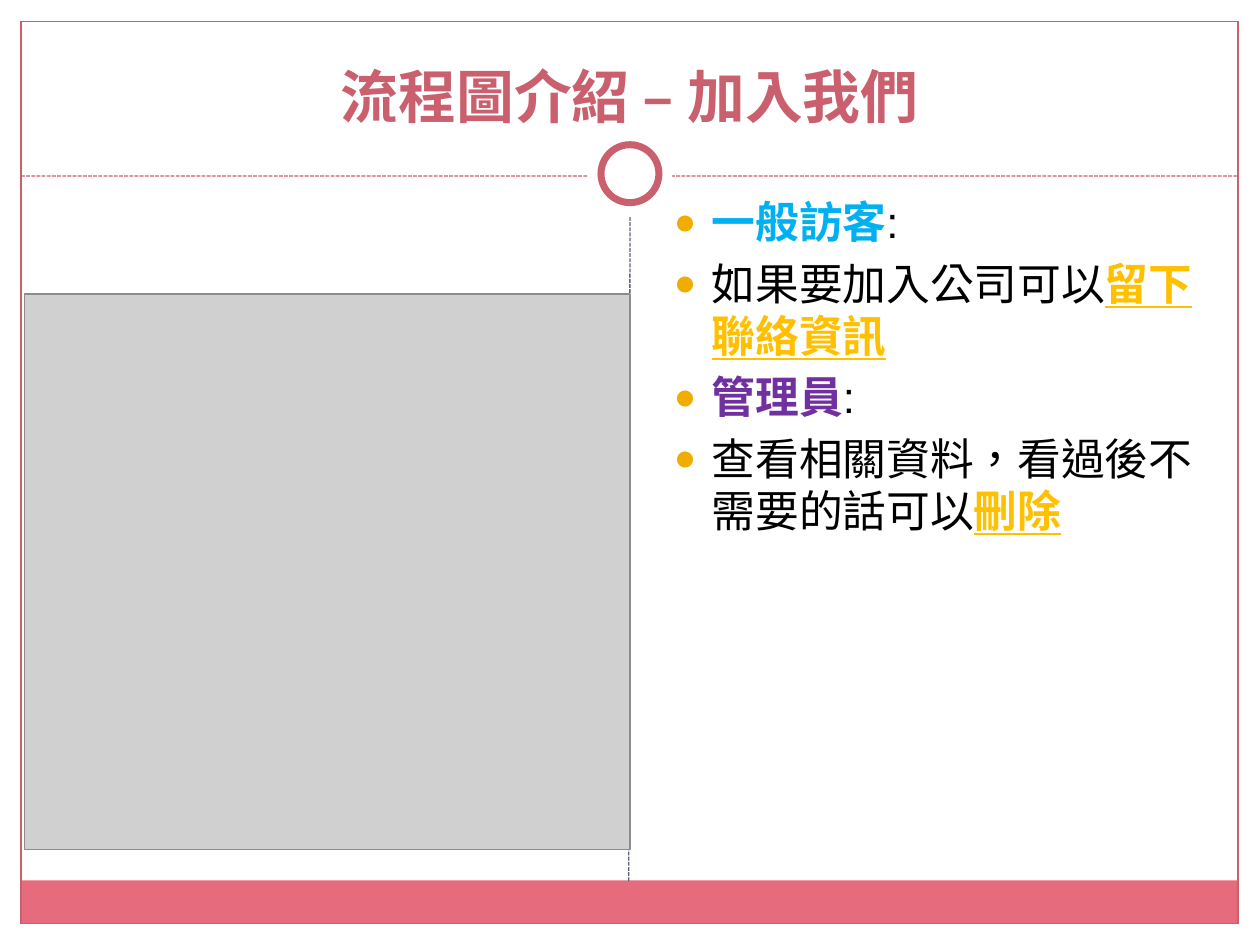
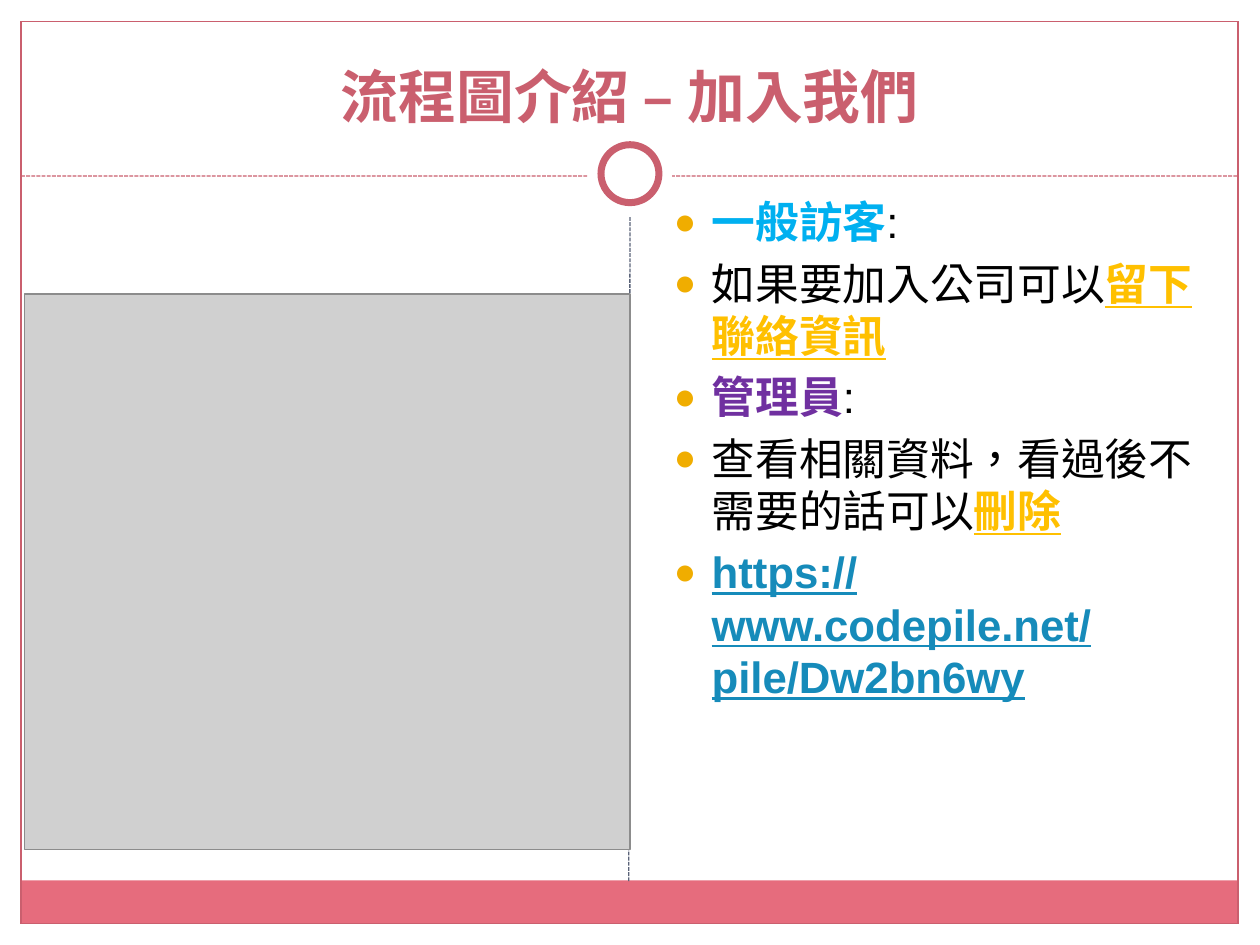
Before and after one commit to tsouleona/gitLab, a slide deck: slide 7 of small_project/data_project/沅淯駿營造有限公司.pptx (slide 6 before the commit). Drawn at 1260x945 pixels with LibreOffice and Linux fonts; fonts in the diff are those of the drawing; grey boxes stand for pictures; background and template pictures are left out. Boxes give left, top, right and bottom in pixels: in the first picture for what was removed or moved away, otherwise in the second. Text is boxed around its words. In the diff, an @@ line names an element or a change of style, - is before the commit and + after.

```diff
--- a/small_project/data_project/沅淯駿營造有限公司.pptx
+++ b/small_project/data_project/沅淯駿營造有限公司.pptx
@@ text at (712, 556, 1091, 702): paragraph added @@
+● https://www.codepile.net/pile/Dw2bn6wy
```
Also in this commit, not shown: 3 other slides changed, 1 slide removed.
